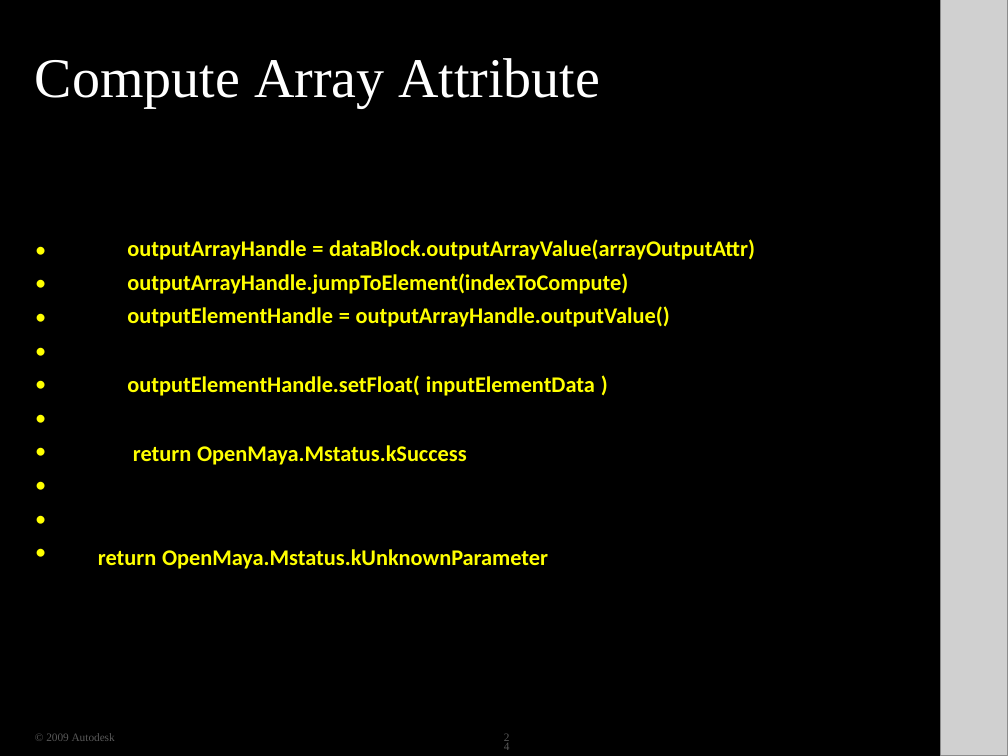
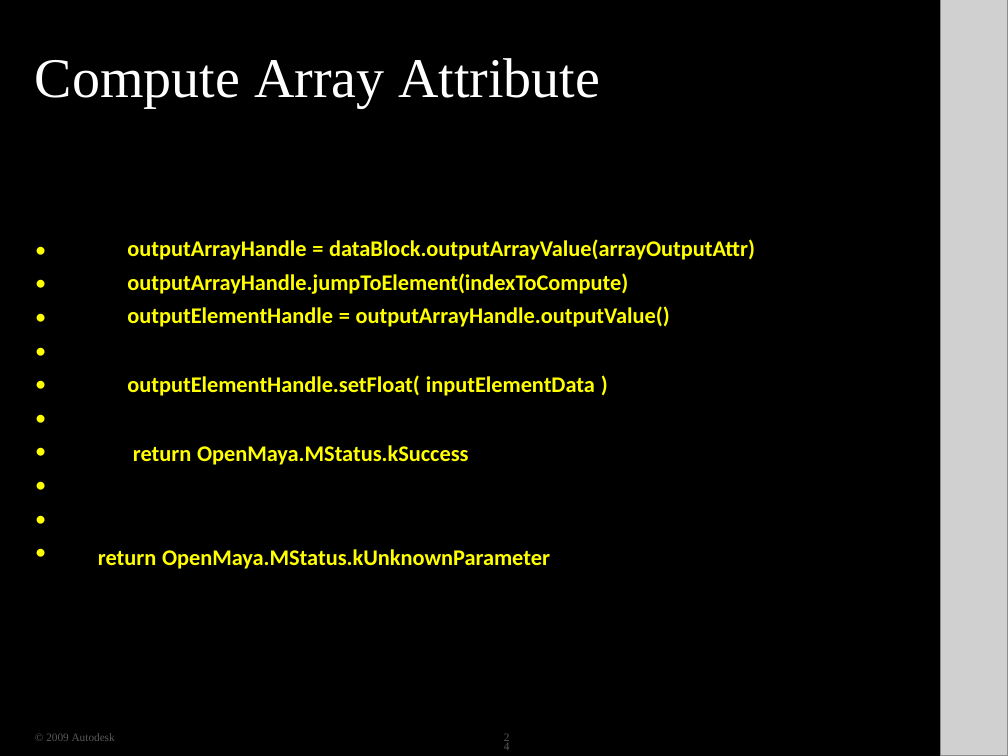
Before and after one commit to ADN-DevTech/Maya-Training-Material, a slide deck: slide 24 of 04_NodeAttributes/04_NodeAttributes.pptx. Drawn at 1008x756 pixels with LibreOffice and Linux fonts; fonts in the diff are those of the drawing; grey boxes stand for pictures; background and template pictures are left out; a plain dark background stands for a picture behind light text. Boxes give left, top, right and bottom in pixels: in the first picture for what was removed or moved away, otherwise in the second. Text is boxed around its words. In the diff, an @@ line names an element or a change of style, - is before the commit and + after.

```diff
--- a/04_NodeAttributes/04_NodeAttributes.pptx
+++ b/04_NodeAttributes/04_NodeAttributes.pptx
@@ text at (98,445,550,569): text changed @@
-return OpenMaya.Mstatus.kSuccess
-return OpenMaya.Mstatus.kUnknownParameter
+return OpenMaya.MStatus.kSuccess
+return OpenMaya.MStatus.kUnknownParameter
```
Also in this commit, not shown: 3 other slides changed, 10 other files.
